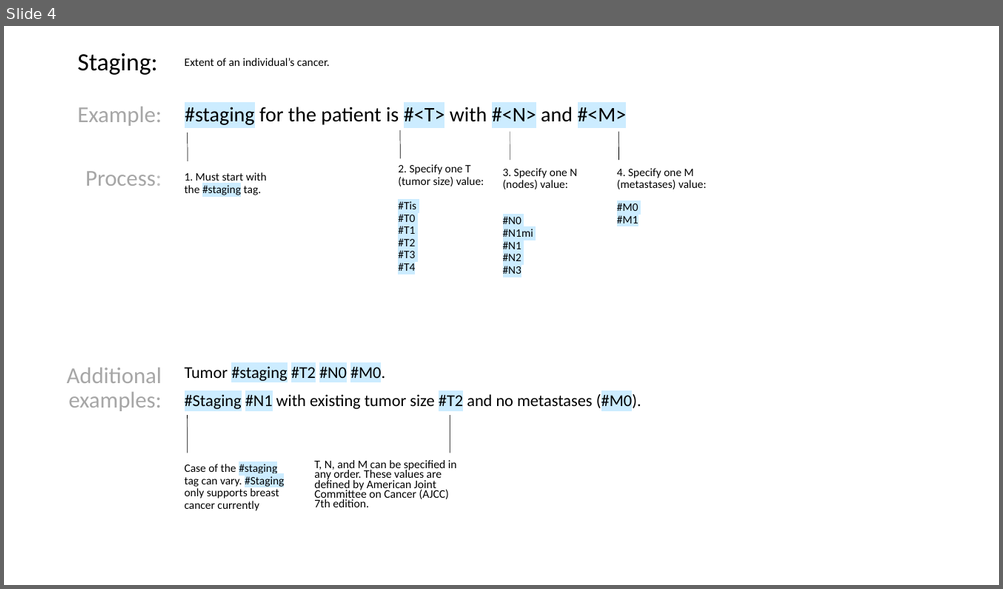
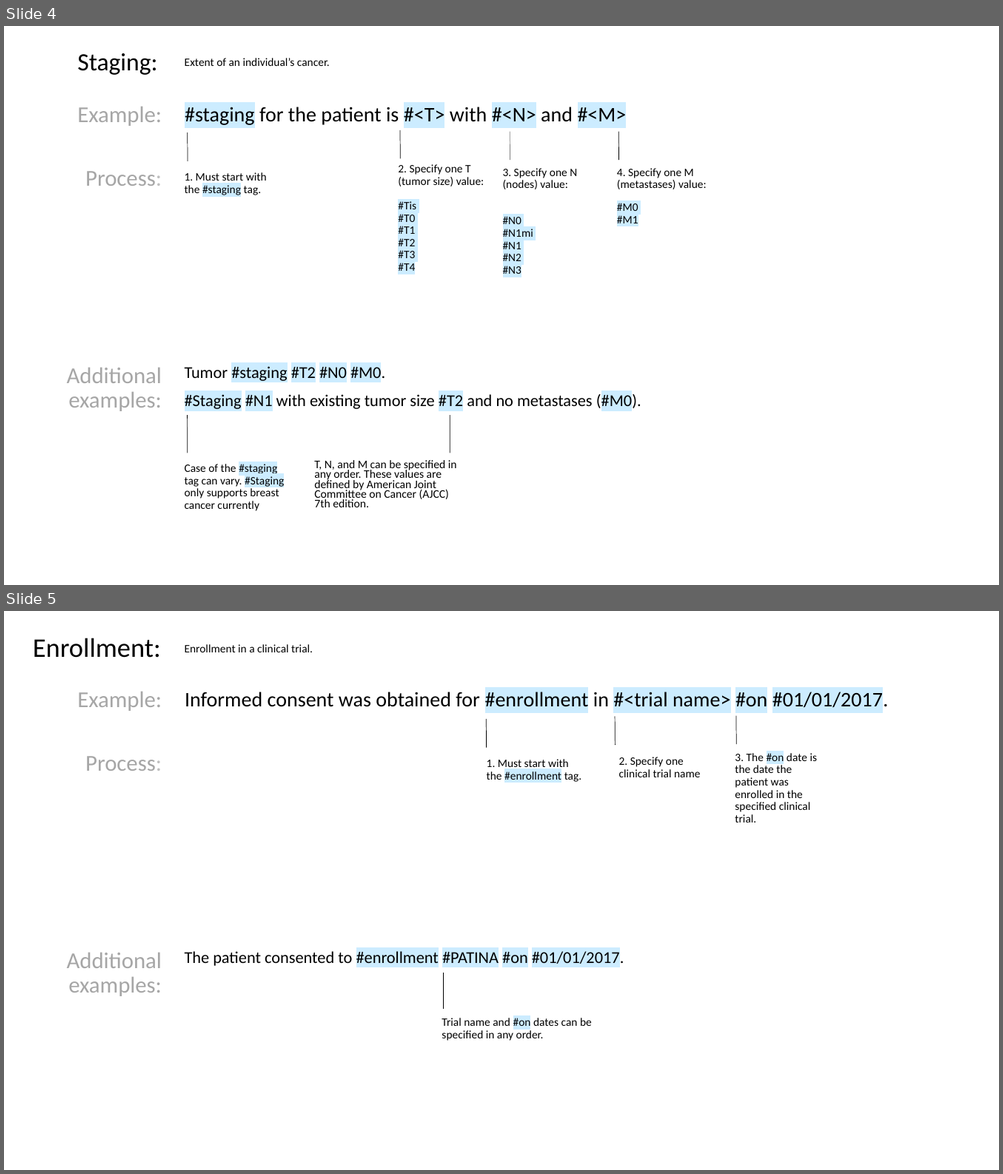
Before and after one commit to FluxNotes/flux, a slide deck: docs/Structured Phrase Format Descriptions.pptx. Shown one above the other, each under a label of ours: slide 4 before the commit, slides 4 and 5 after it. The pictures are 1003x589 and 1003x1174 pixels, drawn with LibreOffice and Linux fonts; fonts in the diff are those of the drawing. Boxes give left, top, right and bottom in pixels: in the first picture for what was removed or moved away, otherwise in the second. Text is boxed around its words. In the diff, an @@ line names an element or a change of style, - is before the commit and + after.

Commit message:
Updated cheat sheet for enrollment. Updated enrollment in slim mode so that it no longer uses end date. Updated Shortcuts.json to use enrollment structured phrase to trigger clinical trials options

```diff
--- a/docs/Structured Phrase Format Descriptions.pptx
+++ b/docs/Structured Phrase Format Descriptions.pptx
@@ slide 5 added at (4,611,999,1170), background #FFFFFF @@
@@ text added at (33,638,161,658), 26 pt, text #000000 @@
+Enrollment:
@@ text added at (185,644,313,652), 11 pt, text #000000 @@
+Enrollment in a clinical trial.
@@ text added at (77,692,162,711), 22 pt, text #A6A6A6 @@
+Example:
@@ text added at (185,689,888,712), 20 pt, text #000000 @@
+Informed consent was obtained for #enrollment in #<trial name> #on #01/01/2017.
@@ line added from (486, 748) to (486, 719), #000000 0.5 pt @@
@@ line added from (615, 745) to (615, 716), #000000 0.5 pt @@
@@ line added from (736, 744) to (736, 715), #000000 0.5 pt @@
@@ text added at (85,756,162,771), 22 pt, text #A6A6A6 @@
+Process:
@@ text added at (486,759,581,782), 11 pt, text #000000 @@
+1. Must start with the #enrollment tag.
@@ text added at (619,757,700,777), 11 pt, text #000000 @@
+2. Specify one clinical trial name
@@ text added at (734,752,817,823), 11 pt, text #000000 @@
+3. The #on date is the date the patient was enrolled in the specified clinical trial.
@@ text added at (67,953,162,997), 22 pt, text #A6A6A6 @@
+Additional examples:
@@ text added at (185,949,624,968), 16 pt, text #000000 @@
+The patient consented to #enrollment #PATINA #on #01/01/2017.
@@ line added from (444, 1009) to (444, 973), #000000 0.5 pt @@
@@ text added at (441,1017,592,1041), 11 pt, text #000000 @@
+Trial name and #on dates can be specified in any order.
```
Also in this commit, not shown: 1 slide changed, 4 other files.
